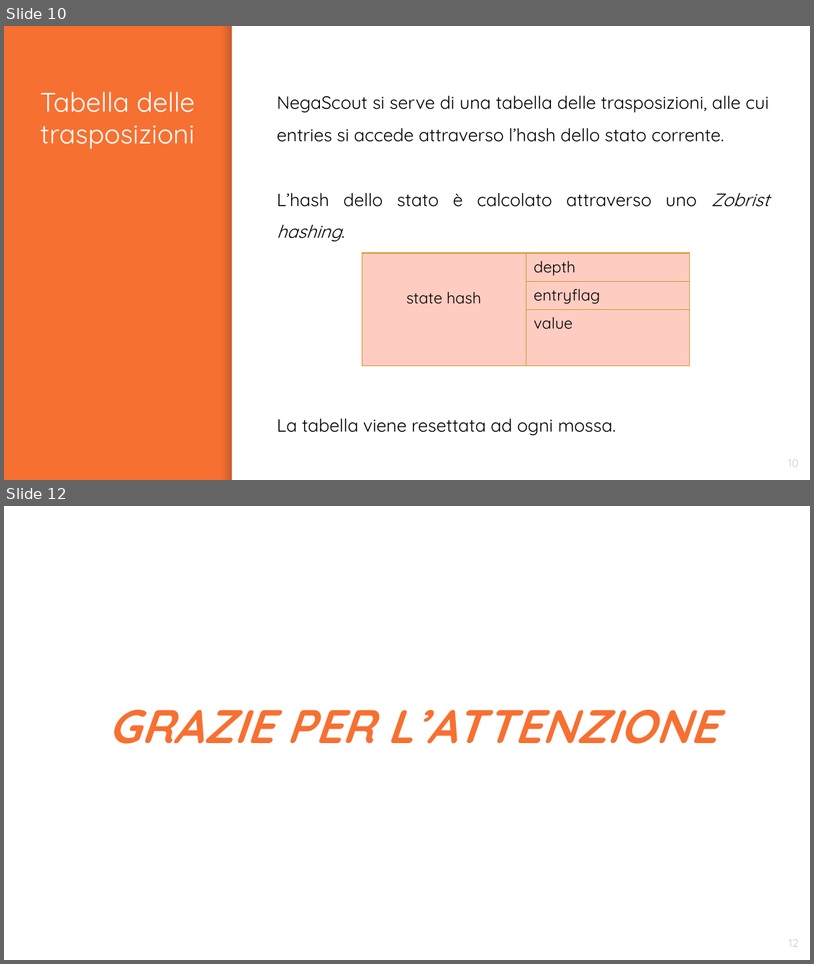
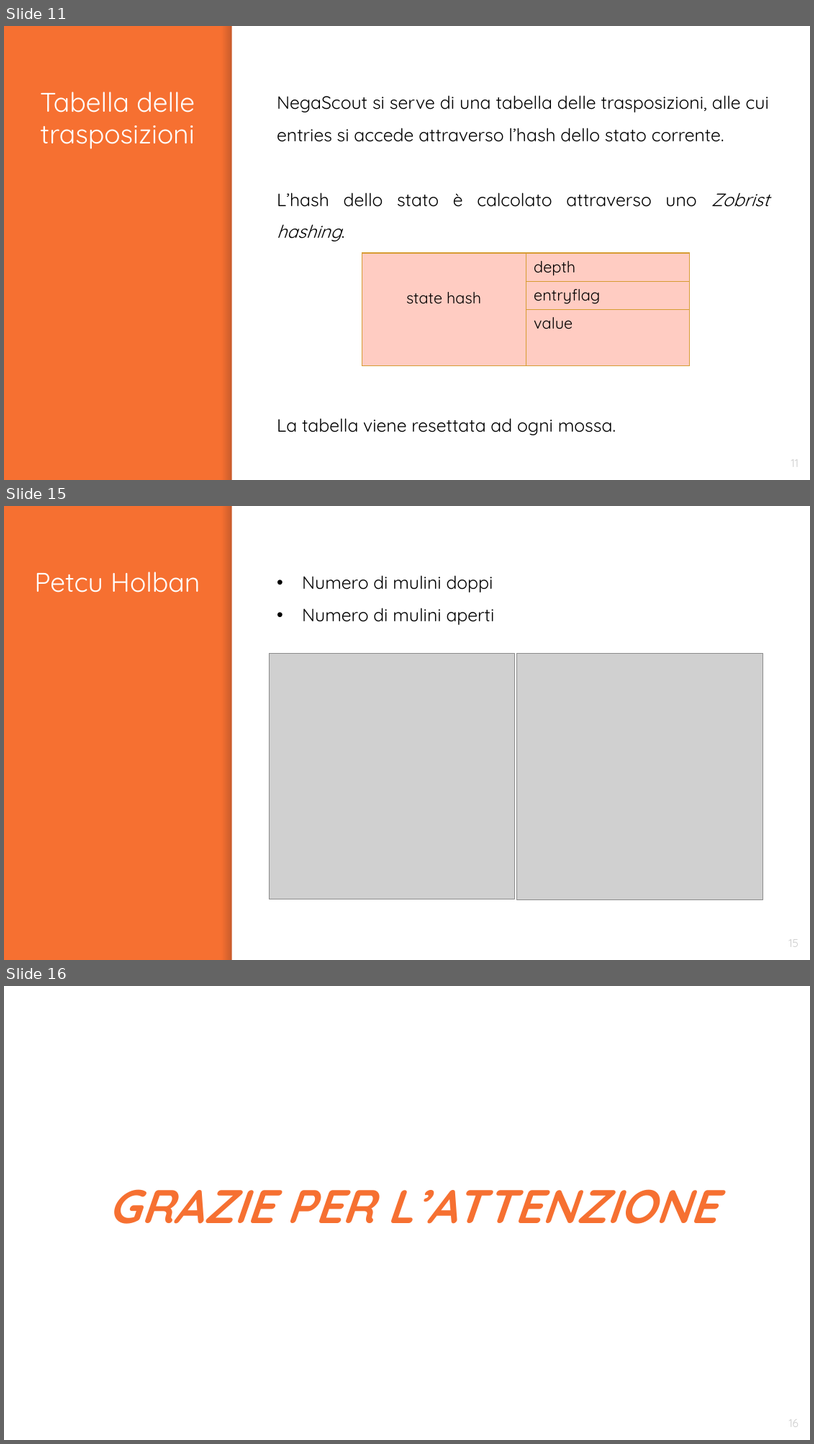
Before and after one commit to graitanto21/MillGates, a slide deck: Presentation/MillGates.pptx. Shown one above the other, each under a label of ours: slides 10 and 12 before the commit, slides 11, 15 and 16 after it; the slides between them are not shown. The pictures are 814x964 and 814x1444 pixels, drawn with LibreOffice and Linux fonts; fonts in the diff are those of the drawing; grey boxes stand for pictures. Boxes give left, top, right and bottom in pixels: in the first picture for what was removed or moved away, otherwise in the second. Text is boxed around its words. In the diff, an @@ line names an element or a change of style, - is before the commit and + after.

Commit message:
Added more detailed info about petcu holban

```diff
--- a/Presentation/MillGates.pptx
+++ b/Presentation/MillGates.pptx
@@ slide 15 added at [4, 506, 810, 960], background #F67031; not listed: 2 template elements that a slide beside it also shows @@
@@ title added at [34, 572, 200, 592], 24 pt, text #FFFFFF @@
+Petcu Holban
@@ text added at [302, 575, 495, 625], 16 pt, text #000000 @@
+• Numero di mulini doppi
+• Numero di mulini aperti
@@ picture added at [269, 654, 515, 900] @@
@@ picture added at [517, 654, 763, 900] @@
@@ page number added at [789, 939, 799, 947], 10 pt, text #CCCCCC @@
+15
@@ what was slide 10 is now slide 11 @@
@@ page number at [792, 459, 799, 460]: text changed @@
-10
+11
@@ what was slide 12 is now slide 16 @@
@@ page number at [790, 1419, 800, 1427]: text changed @@
-12
+16
```
Also in this commit, not shown: 3 slides changed, 3 other slides added, 16 other files.
